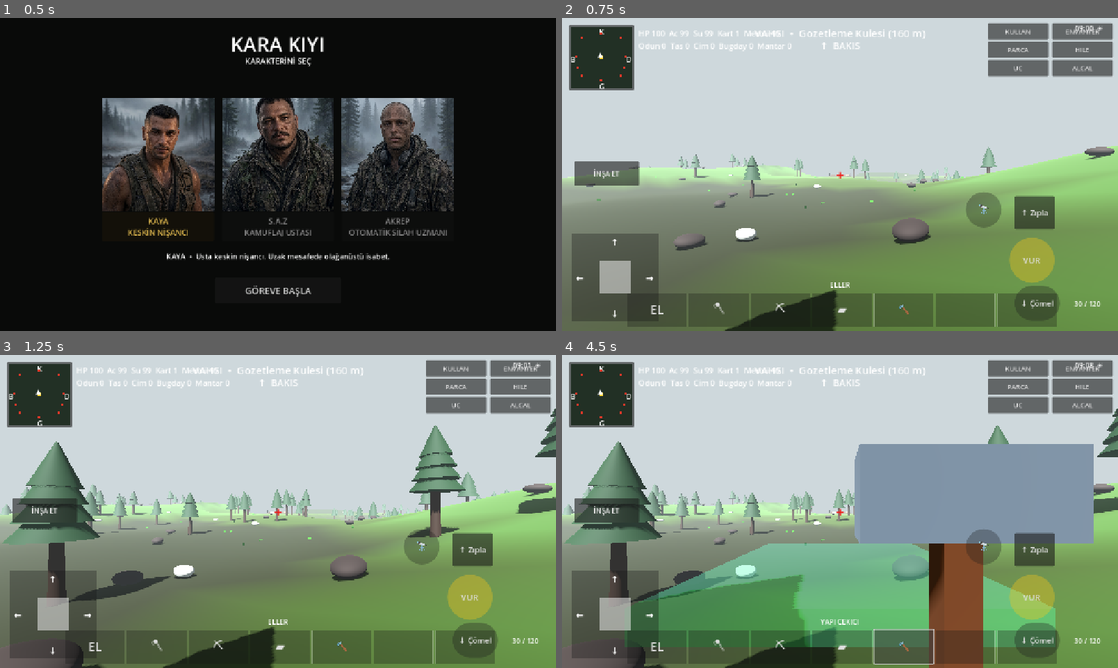
Above: before the commit, frames 1-4 (two rows, left to right).
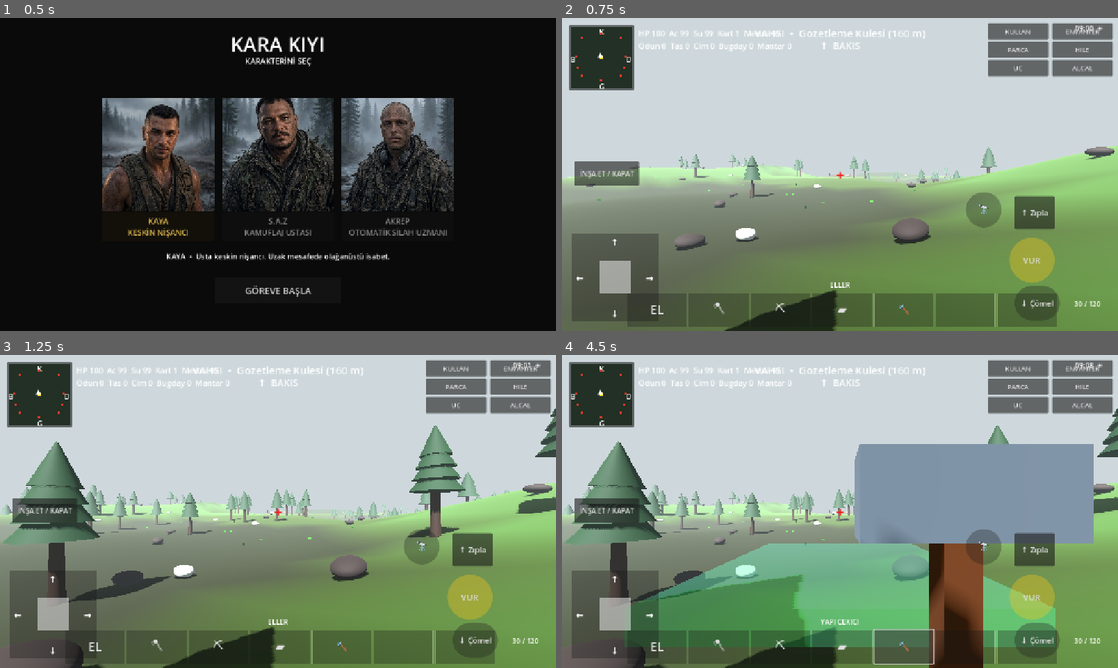
Above: after the commit, the same moments.

Repository: cantrsx-blip/GrayCardWars
Game: Godot game, scene res://scenes/Intro.tscn
Same seed, same stepped clock (60 frames per second), same inputs: the game is played once before the commit and once after it.
Inputs:
- Up to frame 1 (0.5 s): no input
- Up to frame 2 (0.75 s): click "GÖREVE BAŞLA" at 0.5 s
- Up to frame 3 (1.25 s): no input
- Up to frame 4 (4.5 s): click "EL" at 1.25 s; click "🪓" at 2 s; click "⛏" at 2.75 s; click "▰" at 3.5 s; click "🔨" at 4.25 s

Frame 1 is identical in both runs. In frame 2, 0.1% of the frame differs, in the area x 3-13%, y 48-52%; in frame 3, 0.1%; in frame 4, 1.6%, in the area x 3-76%, y 48-100%.

Commit message:
Add bounded spirit mode for building

Diff:
--- a/scripts/main.gd
+++ b/scripts/main.gd
@@ -97,6 +97,10 @@
 var axe_count := 0
 var pickaxe_count := 0
 var build_mode := false
+var spirit_build_mode := false
+var spirit_origin := Vector3.ZERO
+var spirit_body: Node3D
+const SPIRIT_BUILD_RADIUS := 75.0
 var build_preview: Node3D
 var build_piece := 0
 var build_piece_names := ["TEMEL","DUVAR","KAPI","PENCERE","TAVAN","MERDIVEN"]
@@ -502,7 +506,7 @@
 	var scope_btn=Button.new(); scope_btn.text="🔭"; scope_btn.set_anchors_preset(Control.PRESET_BOTTOM_RIGHT); scope_btn.position=Vector2(-350,-320); scope_btn.size=Vector2(82,82); scope_btn.add_theme_font_size_override("font_size",28)
 	var scope_style=StyleBoxFlat.new(); scope_style.bg_color=Color(.10,.10,.10,.30); scope_style.corner_radius_top_left=41; scope_style.corner_radius_top_right=41; scope_style.corner_radius_bottom_left=41; scope_style.corner_radius_bottom_right=41
 	scope_btn.add_theme_stylebox_override("normal",scope_style); scope_btn.add_theme_stylebox_override("pressed",scope_style); scope_btn.pressed.connect(_toggle_scope); layer.add_child(scope_btn)
-	var build_btn=Button.new(); build_btn.text="İNŞA ET"; build_btn.set_anchors_preset(Control.PRESET_BOTTOM_LEFT); build_btn.position=Vector2(28,-390); build_btn.size=Vector2(150,56); build_btn.pressed.connect(_build_house); layer.add_child(build_btn)
+	var build_btn=Button.new(); build_btn.text="İNŞA ET / KAPAT"; build_btn.set_anchors_preset(Control.PRESET_BOTTOM_LEFT); build_btn.position=Vector2(28,-390); build_btn.size=Vector2(150,56); build_btn.pressed.connect(_build_house); layer.add_child(build_btn)
 	crouch_button=Button.new(); crouch_button.text="↓ Çömel"; crouch_button.set_anchors_preset(Control.PRESET_BOTTOM_RIGHT); crouch_button.position=Vector2(-238,-104); crouch_button.size=Vector2(104,80); crouch_button.add_theme_font_size_override("font_size",18)
 	var crouch_style=StyleBoxFlat.new(); crouch_style.bg_color=Color(.12,.12,.12,.34); crouch_style.corner_radius_top_left=40; crouch_style.corner_radius_top_right=40; crouch_style.corner_radius_bottom_left=40; crouch_style.corner_radius_bottom_right=40
 	crouch_button.add_theme_stylebox_override("normal",crouch_style); crouch_button.add_theme_stylebox_override("pressed",crouch_style); crouch_button.pressed.connect(_toggle_crouch); layer.add_child(crouch_button)
@@ -560,7 +564,16 @@
 	if fly_mode: speed*=2.2
 	# FPS view direction is controlled by right-side look drag, not movement stick.
 	player.velocity.x=dir.x*speed; player.velocity.z=dir.z*speed
-	if fly_mode:
+	if spirit_build_mode:
+		player.velocity.y=0.0
+		player.position += Vector3(player.velocity.x,0,player.velocity.z)*delta
+		var offset=player.global_position-spirit_origin
+		offset.y=0.0
+		if offset.length()>SPIRIT_BUILD_RADIUS:
+			offset=offset.normalized()*SPIRIT_BUILD_RADIUS
+			player.global_position.x=spirit_origin.x+offset.x
+			player.global_position.z=spirit_origin.z+offset.z
+	elif fly_mode:
 		player.velocity.y=0.0
 		player.position += Vector3(player.velocity.x,0,player.velocity.z)*delta
 	else:
@@ -573,7 +586,7 @@
 	player.position.x = clampf(player.position.x, -MAP_HALF + 2.0, MAP_HALF - 2.0)
 	player.position.z = clampf(player.position.z, -MAP_HALF + 2.0, MAP_HALF - 2.0)
 	var hy = height_at(player.position.x, player.position.z)
-	if not fly_mode:
+	if not fly_mode and not spirit_build_mode:
 		# Terrain has no physics body, so only clamp when falling to terrain. Never overwrite
 		# positive jump velocity, otherwise jumping teleports/snaps instead of making an arc.
 		var floor_under:=false
@@ -586,7 +599,7 @@
 		if not floor_under and player.position.y<=terrain_y and player.velocity.y<=0.0:
 			player.position.y=terrain_y
 			player.velocity.y=0.0
-	elif player.position.y < hy+3.0: player.position.y=hy+3.0
+	elif fly_mode and player.position.y < hy+3.0: player.position.y=hy+3.0
 	in_pit = hy < -2.0
 	in_dry = _near_poi(player.position.x, player.position.z)
 	var flat = Vector2(player.position.x, player.position.z)
@@ -846,7 +859,11 @@
 
 func _build_house():
 	if not build_mode:
-		build_mode=true; _ensure_build_preview(); return
+		_enter_spirit_build_mode(); return
+	if spirit_build_mode:
+		_exit_spirit_build_mode()
+		if build_preview: build_preview.visible=false
+		return
 	_update_build_preview()
 	if not preview_valid: _flash_message("BU PARCA BURAYA KURULAMAZ"); return
 	if wood<20: return
@@ -1151,10 +1168,39 @@
 	var names=["ELLER","TAS BALTA","TAS KAZMA","SILAH","YAPI CEKICI"]
 	selected_tool=names[slot]; hotbar_label.text=selected_tool
 	_update_held_item(slot)
-	if slot==4: build_mode=true; _ensure_build_preview()
+	if slot==4:
+		_enter_spirit_build_mode()
 	else:
+		_exit_spirit_build_mode()
+		if build_preview: build_preview.visible=false
+
+func _enter_spirit_build_mode():
+	if player==null: return
+	if not spirit_build_mode:
+		spirit_build_mode=true
+		build_mode=true
+		spirit_origin=player.global_position
+		# Leave a visible body marker where the player entered build mode.
+		spirit_body=Node3D.new(); spirit_body.position=spirit_origin; add_child(spirit_body)
+		var body=MeshInstance3D.new(); var bm=CapsuleMesh.new(); bm.radius=.42; bm.height=1.7; body.mesh=bm
+		body.position.y=.15; body.material_override=_simple_mat(Color(.34,.34,.36,.75)); spirit_body.add_child(body)
+		player.set_collision_layer_value(1,false); player.set_collision_mask_value(1,false)
+		_flash_message("RUH İNŞA MODU")
+	_ensure_build_preview()
+
+func _exit_spirit_build_mode():
+	if not spirit_build_mode:
 		build_mode=false
-		if build_preview: build_preview.visible=false
+		return
+	spirit_build_mode=false
+	build_mode=false
+	if player:
+		player.global_position=spirit_origin
+		player.velocity=Vector3.ZERO
+		player.set_collision_layer_value(1,true); player.set_collision_mask_value(1,true)
+	if is_instance_valid(spirit_body): spirit_body.queue_free()
+	spirit_body=null
+	_flash_message("NORMAL OYUNA DÖNÜLDÜ")
 
 func _ensure_build_preview():
 	if build_preview==null:
